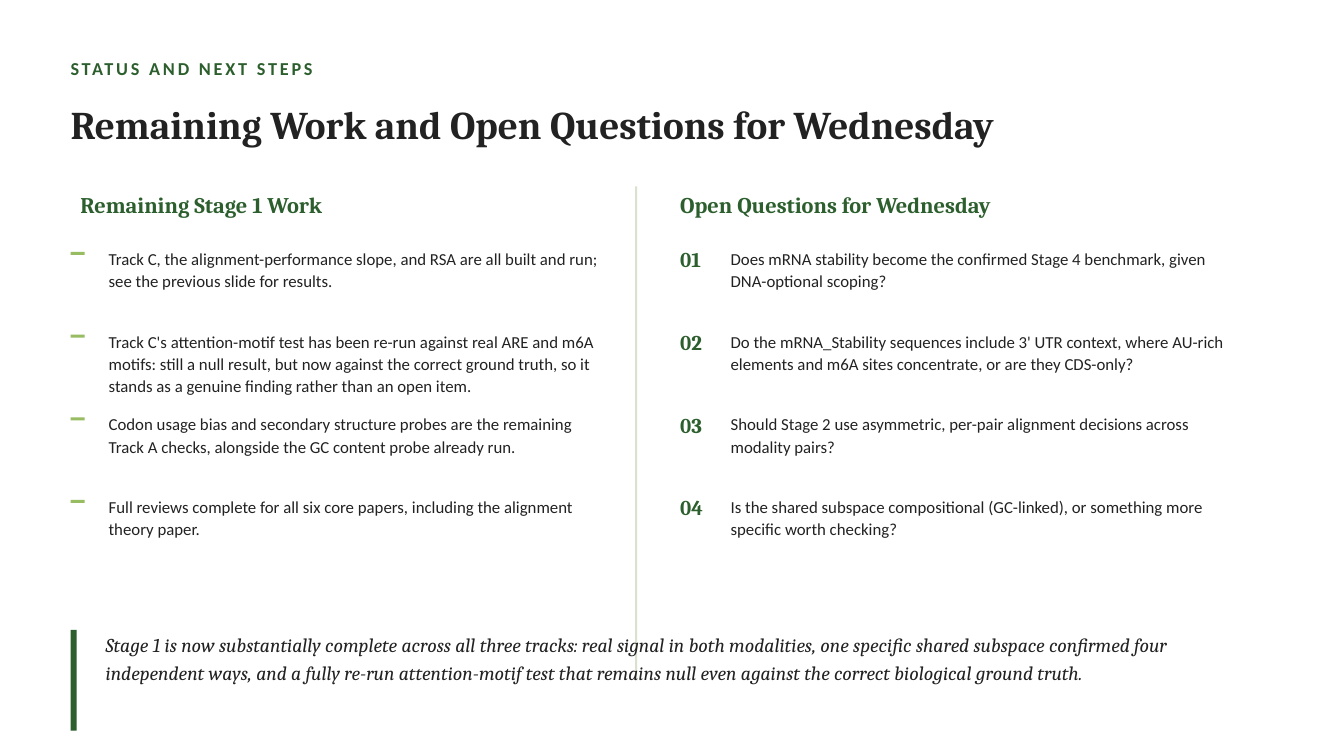
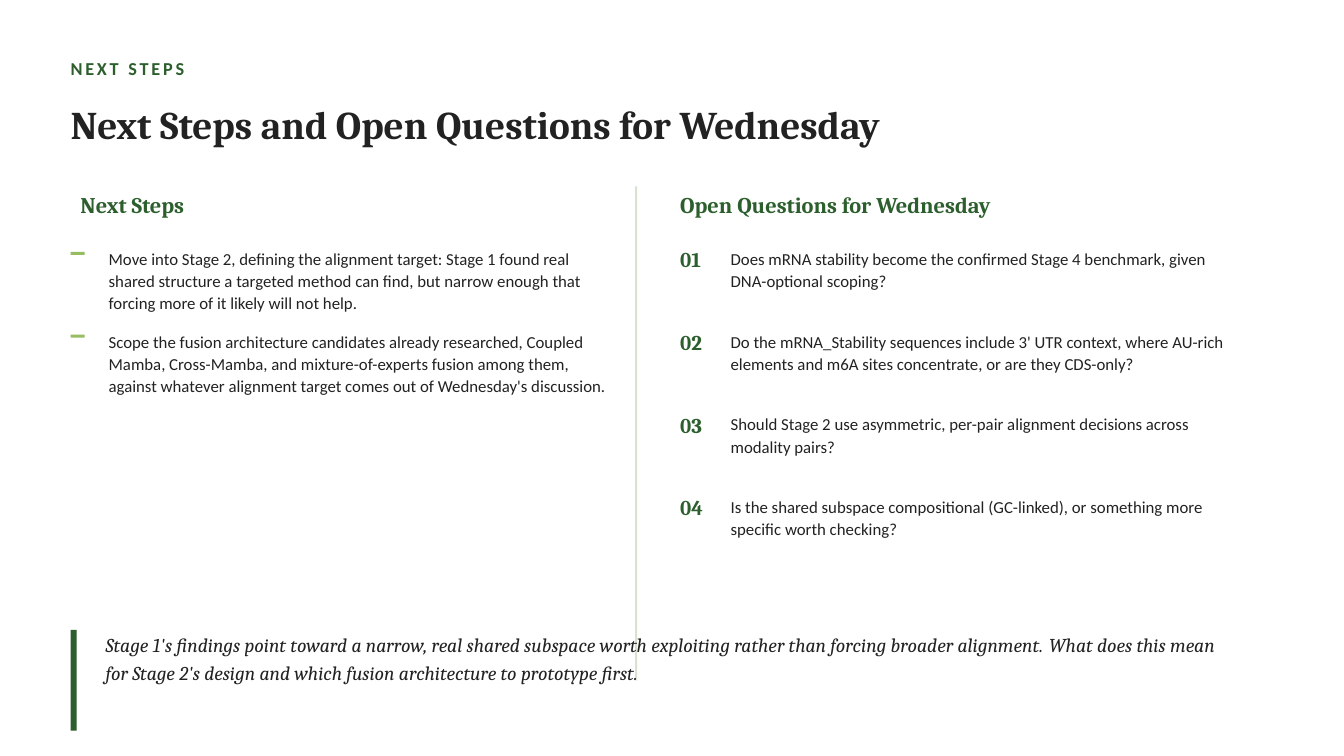
Before and after one commit to jtmckinley4/RNA-Protein-Multimodal-Fusion, a slide deck: slide 5 of Notes/Mina_Meeting_Slides_2026-09-23.pptx. Drawn at 1344x756 pixels with LibreOffice and Linux fonts; fonts in the diff are those of the drawing. Boxes give left, top, right and bottom in pixels: in the first picture for what was removed or moved away, otherwise in the second. Text is boxed around its words. In the diff, an @@ line names an element or a change of style, - is before the commit and + after.

```diff
--- a/Notes/Mina_Meeting_Slides_2026-09-23.pptx
+++ b/Notes/Mina_Meeting_Slides_2026-09-23.pptx
@@ text at [71,63,184,75]: text changed @@
-STATUS AND NEXT STEPS
+NEXT STEPS
@@ text at [71,111,880,148]: text changed @@
-Remaining Work and Open Questions for Wednesday
+Next Steps and Open Questions for Wednesday
@@ text at [80,198,185,218]: text changed @@
-Remaining Stage 1 Work
+Next Steps
@@ text at [109,253,581,312]: text changed @@
-Track C, the alignment-performance slope, and RSA are all built and run; see the previous slide for results.
+Move into Stage 2, defining the alignment target: Stage 1 found real shared structure a targeted method can find, but narrow enough that forcing more of it likely will not help.
@@ text at [109,336,605,395]: text changed @@
-Track C's attention-motif test has been re-run against real ARE and m6A motifs: still a null result, but now against the correct ground truth, so it stands as a genuine finding rather than an open item.
+Scope the fusion architecture candidates already researched, Coupled Mamba, Cross-Mamba, and mixture-of-experts fusion among them, against whatever alignment target comes out of Wednesday's discussion.
@@ rectangle removed at [71,417,85,420] @@
@@ text removed at [109,418,572,456] @@
-Codon usage bias and secondary structure probes are the remaining Track A checks, alongside the GC content probe already run.
@@ rectangle removed at [71,500,85,503] @@
@@ text removed at [109,501,572,538] @@
-Full reviews complete for all six core papers, including the alignment theory paper.
@@ text at [106,634,1215,684]: text changed @@
-Stage 1 is now substantially complete across all three tracks: real signal in both modalities, one specific shared subspace confirmed four independent ways, and a fully re-run attention-motif test that remains null even against the correct biological ground truth.
+Stage 1's findings point toward a narrow, real shared subspace worth exploiting rather than forcing broader alignment. What does this mean for Stage 2's design and which fusion architecture to prototype first.
```
Also in this commit, not shown: 3 other slides changed, 2 other files.
